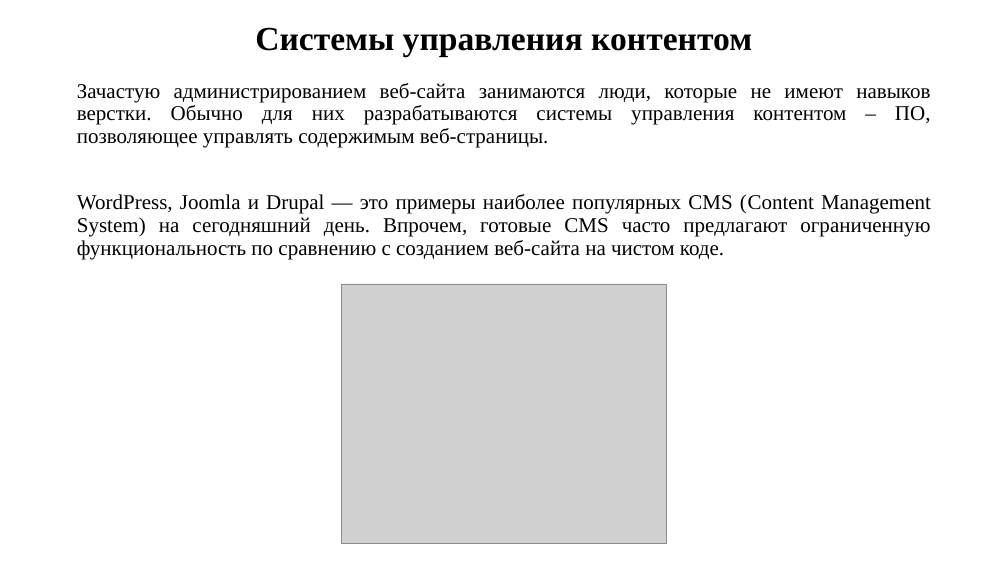
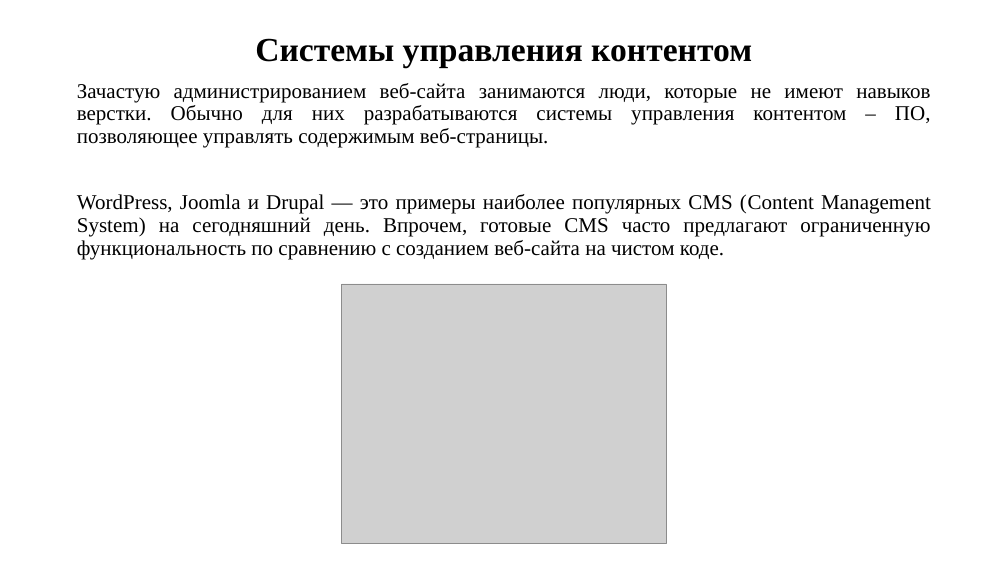
Before and after one commit to AtaevB/Commercial-Website-dev, a slide deck: slide 5 of презентация к диплому.pptx (slide 6 before the commit). Drawn at 1008x567 pixels with LibreOffice and Linux fonts; fonts in the diff are those of the drawing; grey boxes stand for pictures. Boxes give left, top, right and bottom in pixels: in the first picture for what was removed or moved away, otherwise in the second. Text is boxed around its words. In the diff, an @@ line names an element or a change of style, - is before the commit and + after.

```diff
--- a/презентация к диплому.pptx
+++ b/презентация к диплому.pptx
@@ title "Системы управления контентом": place and size @@
-title "Системы управления контентом" at box(255, 27, 752, 57)
+title "Системы управления контентом" at box(255, 38, 752, 68)
```
Also in this commit, not shown: 2 other slides changed, 4 slides added, 4 slides removed, 41 other files.
